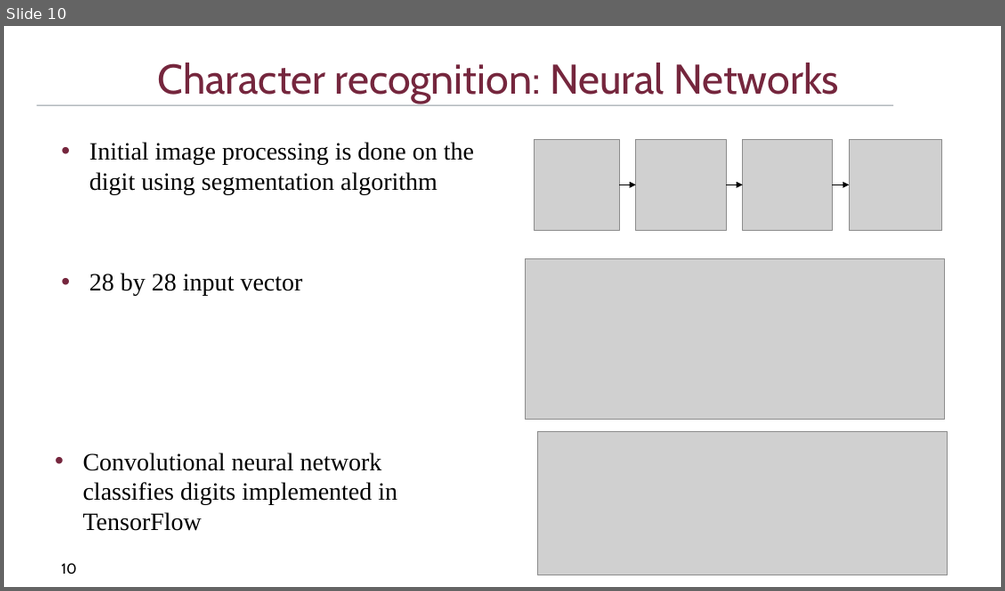
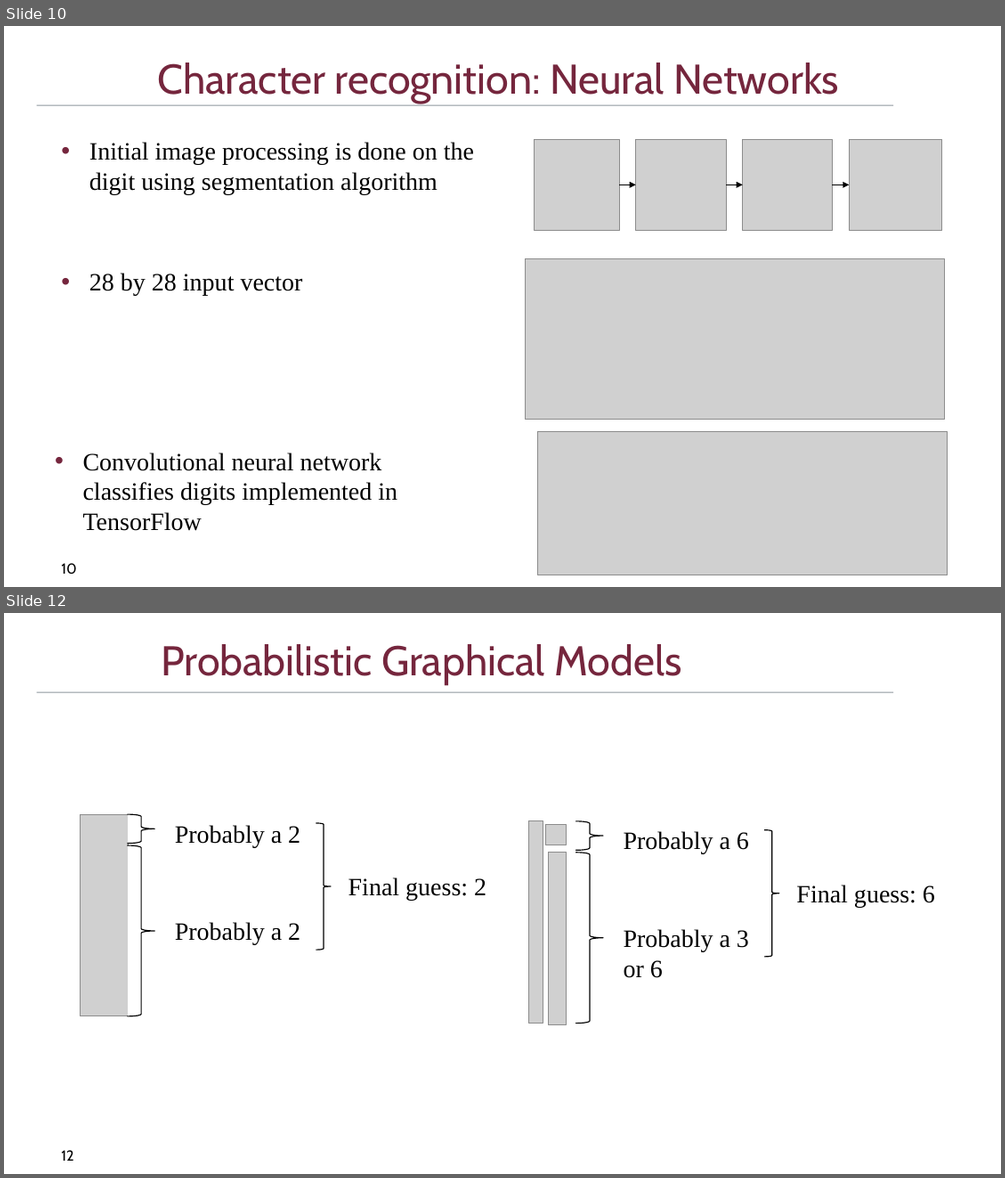
Before and after one commit to DriesSmit/SkripsieReport, a slide deck: OralExamination/SkripsieOral_APSmit.pptx. Shown one above the other, each under a label of ours: slide 10 before the commit, slides 10 and 12 after it; the slides between them are not shown. The pictures are 1005x591 and 1005x1178 pixels, drawn with LibreOffice and Linux fonts; fonts in the diff are those of the drawing; grey boxes stand for pictures; background and template pictures are left out. Boxes give left, top, right and bottom in pixels: in the first picture for what was removed or moved away, otherwise in the second. Text is boxed around its words. In the diff, an @@ line names an element or a change of style, - is before the commit and + after.

```diff
--- a/OralExamination/SkripsieOral_APSmit.pptx
+++ b/OralExamination/SkripsieOral_APSmit.pptx
@@ slide 12 added at box(4, 613, 1001, 1174), background #FFFFFF; not listed: 1 template element that a slide beside it also shows @@
@@ title added at box(161, 644, 681, 685), 40 pt, text #75263D @@
+Probabilistic Graphical Models
@@ picture added at box(81, 814, 128, 1016) @@
@@ right brace added at box(128, 814, 155, 844), fill #FFFFFF, outline #000000 1 pt @@
@@ text added at box(175, 825, 300, 847), 24 pt, text #000000 @@
+Probably a 2
@@ right brace added at box(316, 823, 331, 949), fill #FFFFFF, outline #000000 1 pt @@
@@ picture added at box(528, 821, 543, 1022) @@
@@ picture added at box(545, 825, 566, 844) @@
@@ right brace added at box(576, 821, 603, 850), fill #FFFFFF, outline #000000 1 pt @@
@@ right brace added at box(128, 845, 155, 1016), fill #FFFFFF, outline #000000 1 pt @@
@@ picture added at box(549, 852, 566, 1025) @@
@@ right brace added at box(576, 852, 603, 1022), fill #FFFFFF, outline #000000 1 pt @@
@@ text added at box(623, 831, 749, 854), 24 pt, text #000000 @@
+Probably a 6
@@ right brace added at box(765, 830, 779, 957), fill #FFFFFF, outline #000000 1 pt @@
@@ text added at box(348, 877, 486, 900), 24 pt, text #000000 @@
+Final guess: 2
@@ text added at box(796, 884, 935, 908), 24 pt, text #000000 @@
+Final guess: 6
@@ text added at box(175, 922, 300, 945), 24 pt, text #000000 @@
+Probably a 2
@@ text added at box(623, 929, 749, 978), 24 pt, text #000000 @@
+Probably a 3 or 6
@@ page number added at box(61, 1150, 73, 1160), 14 pt, text #000000 @@
+12
```
Also in this commit, not shown: 7 slides changed, 1 other slide added, 1 slide removed.
